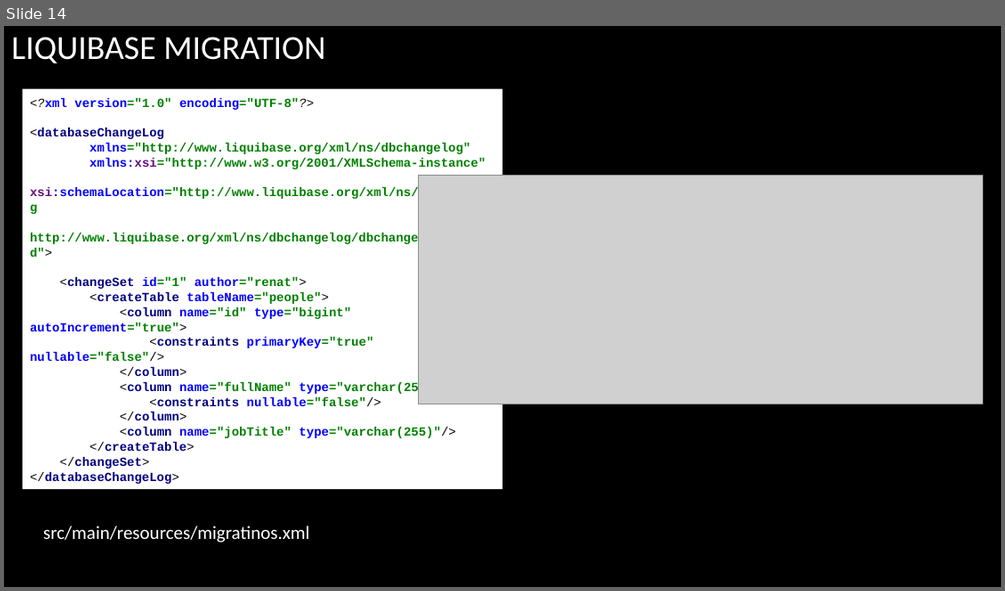
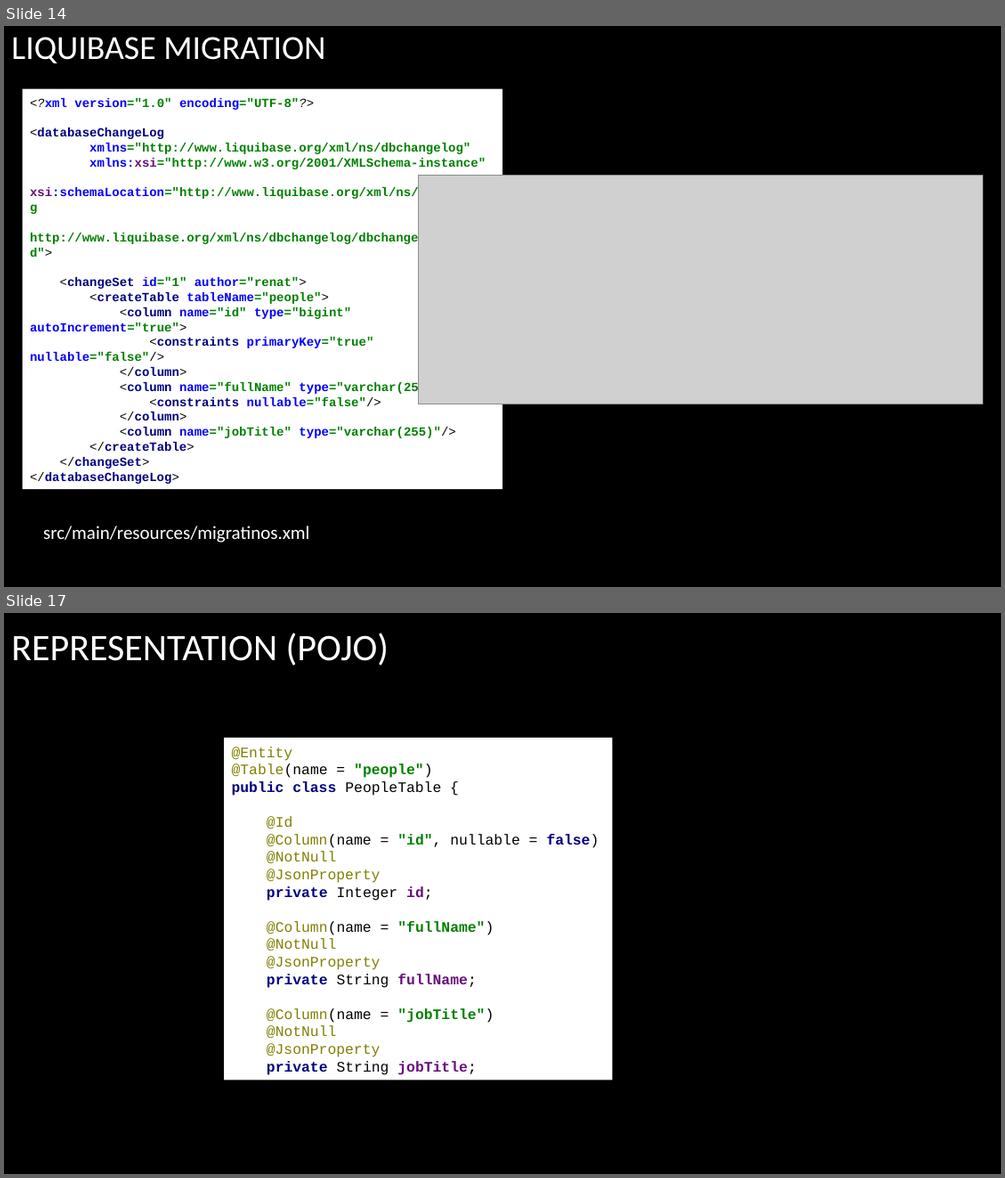
Before and after one commit to arenat/wiza_1, a slide deck: wiza.pptx. Shown one above the other, each under a label of ours: slide 14 before the commit, slides 14 and 17 after it; the slides between them are not shown. The pictures are 1005x591 and 1005x1178 pixels, drawn with LibreOffice and Linux fonts; fonts in the diff are those of the drawing; grey boxes stand for pictures; background and template pictures are left out. Boxes give left, top, right and bottom in pixels: in the first picture for what was removed or moved away, otherwise in the second. Text is boxed around its words. In the diff, an @@ line names an element or a change of style, - is before the commit and + after.

```diff
--- a/wiza.pptx
+++ b/wiza.pptx
@@ slide 17 added at [4,613,1001,1174], background picture (left out) @@
@@ title added at [11,633,389,666], 36 pt, text #FFFFFF @@
+REPRESENTATION (POJO)
@@ rectangle added at [224,738,612,1080], fill #FFFFFF, 14 pt, text #808000 @@
+@Entity
+@Table(name = "people")
+public class PeopleTable {
+@Id
+@Column(name = "id", nullable = false)
+@NotNull
+@JsonProperty
+private Integer id;
+@Column(name = "fullName")
+@NotNull
+@JsonProperty
+private String fullName;
+@Column(name = "jobTitle")
+@NotNull
+@JsonProperty
+private String jobTitle;
```
Also in this commit, not shown: 4 slides changed, 6 other slides added, 1 other file.
